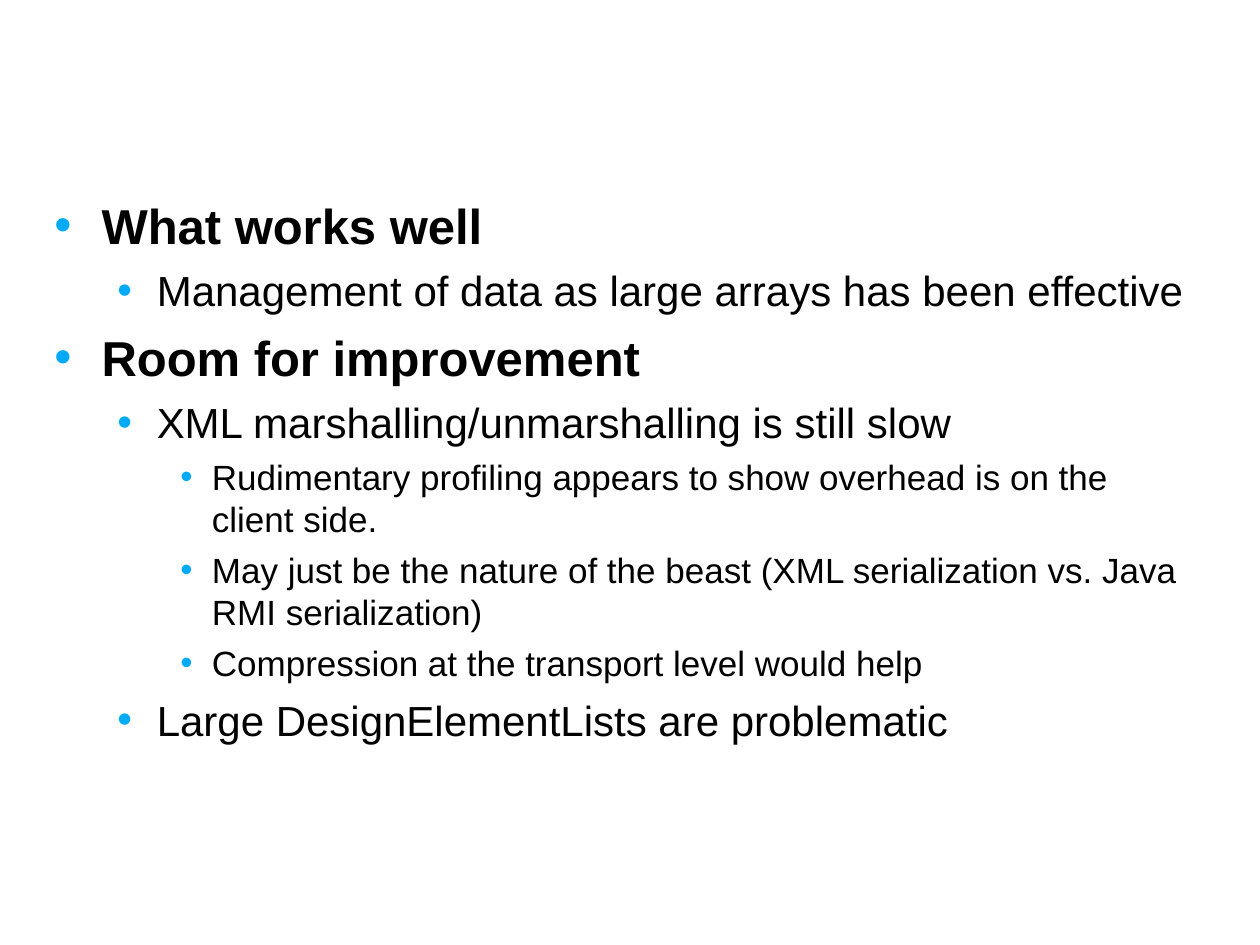
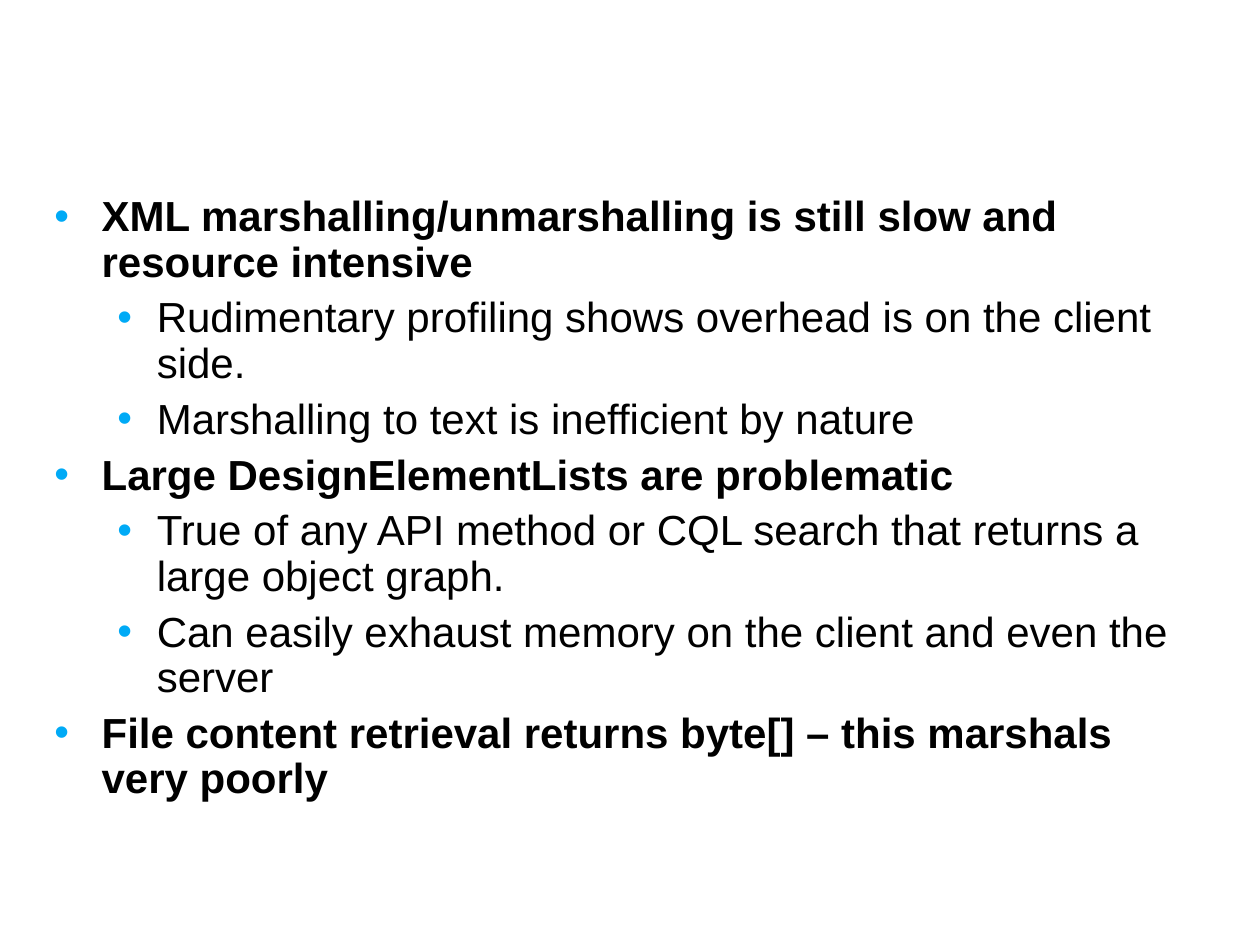
Before and after one commit to NCIP/caarray-docs, a slide deck: slide 11 of implementation/open_meetings/ICR_WG_HTP_caArray_presentation.ppt (slide 9 before the commit). Drawn at 1260x945 pixels with LibreOffice and Linux fonts; fonts in the diff are those of the drawing; background and template pictures are left out. Boxes give left, top, right and bottom in pixels: in the first picture for what was removed or moved away, otherwise in the second. Text is boxed around its words. In the diff, an @@ line names an element or a change of style, - is before the commit and + after.

Commit message:
Completed presentation.

```diff
--- a/implementation/open_meetings/ICR_WG_HTP_caArray_presentation.ppt
+++ b/implementation/open_meetings/ICR_WG_HTP_caArray_presentation.ppt
@@ text at [102,200,1151,442]: text changed; size 20 to 24 pt @@
-• What works well
-  • Management of data as large arrays has been effective
-• Room for improvement
-  • XML marshalling/unmarshalling is still slow
-    • Rudimentary profiling appears to show overhead is on the client side.
-    • May just be the nature of the beast (XML serialization vs. Java RMI serialization)
-    • Compression at the transport level would help
+• XML marshalling/unmarshalling is still slow and resource intensive
+  • Rudimentary profiling shows overhead is on the client side.
+  • Marshalling to text is inefficient by nature
@@ text at [102,459,953,498]: bold on in "Large DesignElementLists are problematic"; list level 2 to 1 in "Large DesignElementLists are problematic"; line spacing 1 to 0.9 @@
@@ text at [102,514,1167,802]: paragraphs added @@
+  • True of any API method or CQL search that returns a large object graph.
+  • Can easily exhaust memory on the client and even the server
+• File content retrieval returns byte[] – this marshals very poorly
```
Also in this commit, not shown: 5 other slides changed, 2 slides added.
